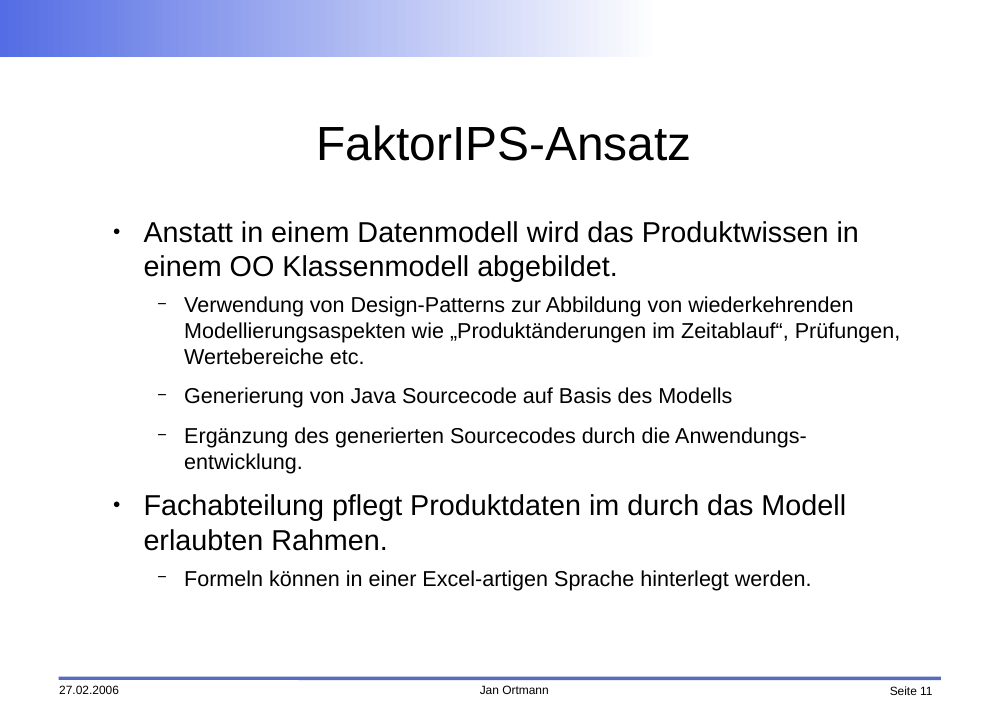
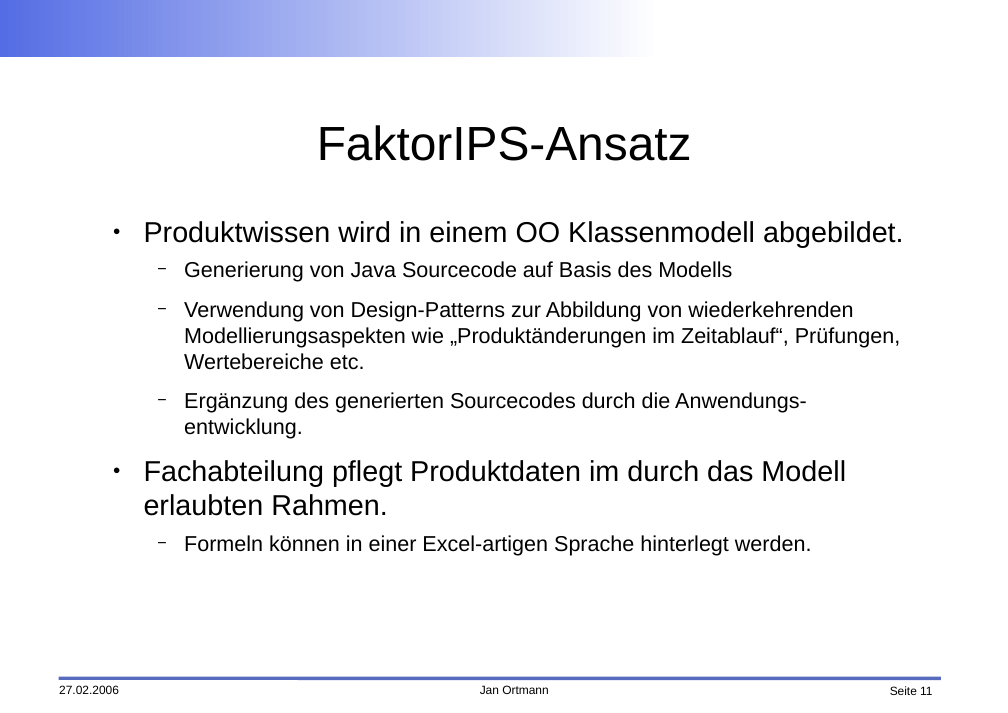
Before and after one commit to faktorips/faktorips.base, a slide deck: slide 11 of org.faktorips.doc/presentations/FaktorIPS-Grundlagen.odp. Drawn at 1008x713 pixels with LibreOffice and Linux fonts; fonts in the diff are those of the drawing; background and template pictures are left out. Boxes give left, top, right and bottom in pixels: in the first picture for what was removed or moved away, otherwise in the second. Text is boxed around its words. In the diff, an @@ line names an element or a change of style, - is before the commit and + after.

```diff
--- a/org.faktorips.doc/presentations/FaktorIPS-Grundlagen.odp
+++ b/org.faktorips.doc/presentations/FaktorIPS-Grundlagen.odp
@@ text at [144, 221, 904, 282]: text changed @@
-● Anstatt in einem Datenmodell wird das Produktwissen in einem OO Klassenmodell abgebildet.
+● Produktwissen wird in einem OO Klassenmodell abgebildet.
+  − Generierung von Java Sourcecode auf Basis des Modells
@@ text at [184, 387, 732, 408]: paragraph removed @@
-  − Generierung von Java Sourcecode auf Basis des Modells
```
Also in this commit, not shown: 5 other slides changed, 7 slides added, 6 slides removed, 2 other files.
